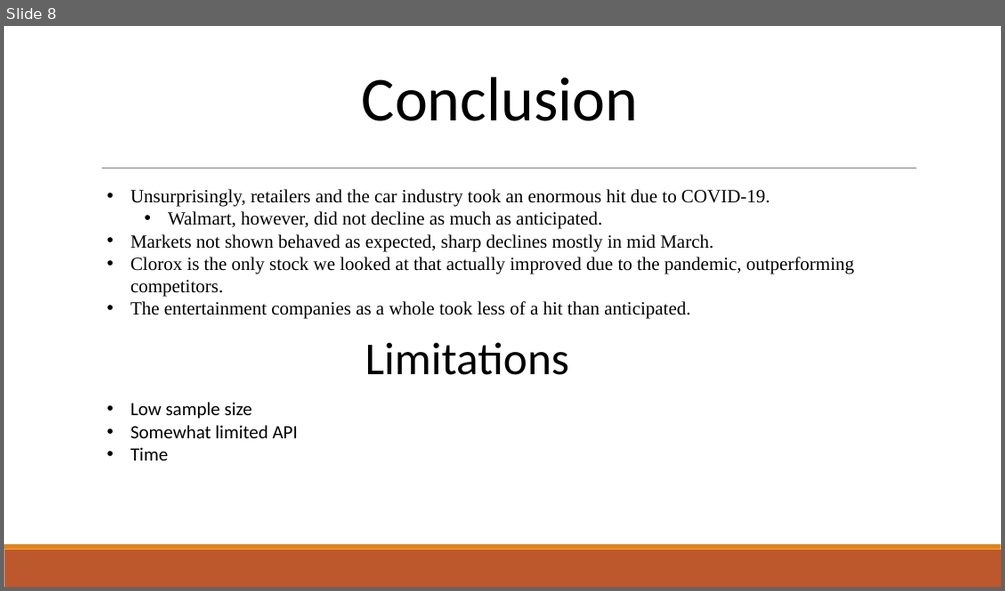
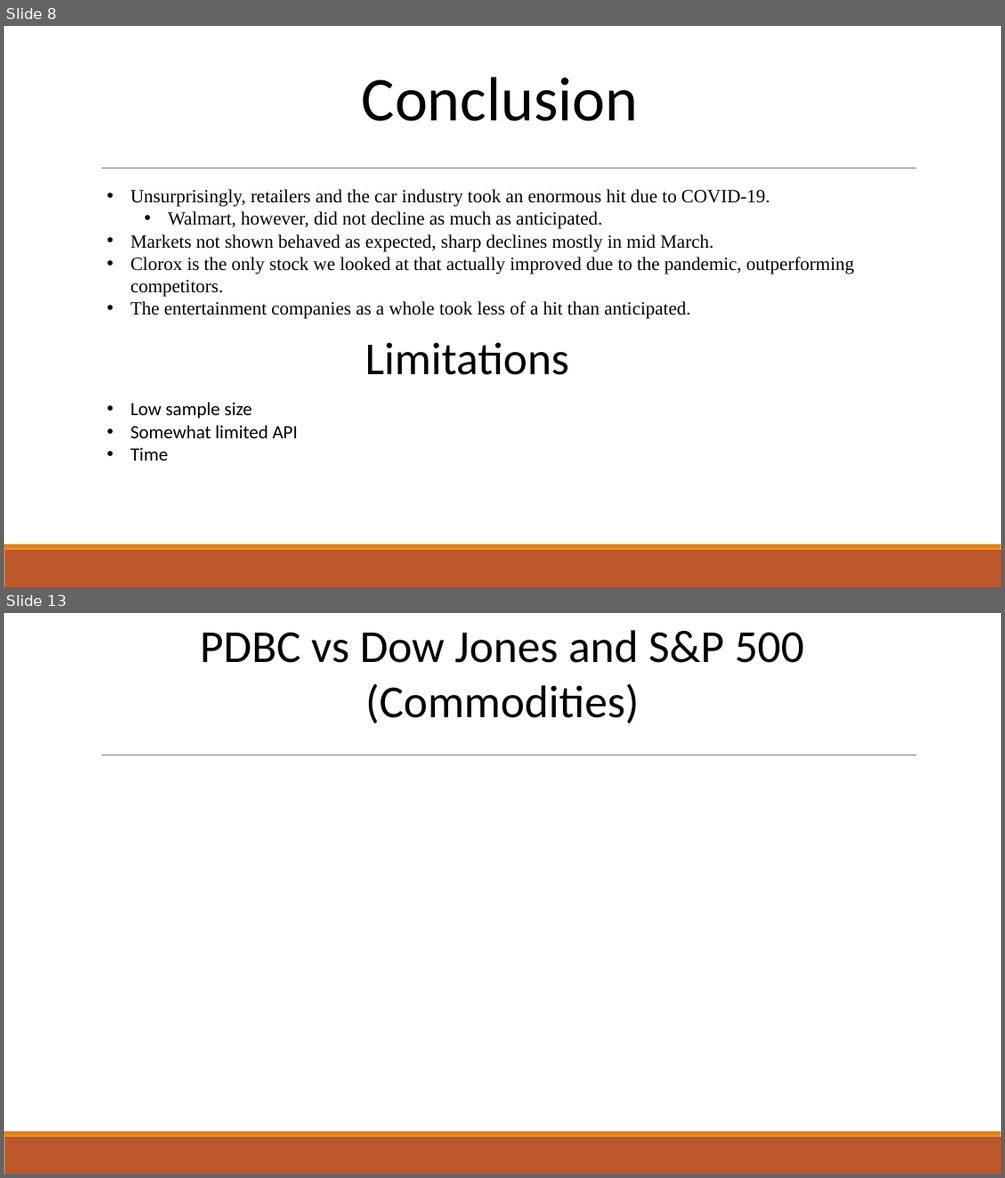
Before and after one commit to Sal-r/Corona-Virus-Vs-Stock-Market, a slide deck: Final/Presentations/COVID-19 Stock Presentation.pptx. Shown one above the other, each under a label of ours: slide 8 before the commit, slides 8 and 13 after it; the slides between them are not shown. The pictures are 1005x591 and 1005x1178 pixels, drawn with LibreOffice and Linux fonts; fonts in the diff are those of the drawing; background and template pictures are left out. Boxes give left, top, right and bottom in pixels: in the first picture for what was removed or moved away, otherwise in the second. Text is boxed around its words. In the diff, an @@ line names an element or a change of style, - is before the commit and + after.

```diff
--- a/Final/Presentations/COVID-19 Stock Presentation.pptx
+++ b/Final/Presentations/COVID-19 Stock Presentation.pptx
@@ slide 13 added at (4,613,1001,1174), background picture (left out); not listed: 3 template elements that a slide beside it also shows @@
@@ text added at (200,630,804,723), 44 pt, text #000000 @@
+PDBC vs Dow Jones and S&P 500
+(Commodities)
```
Also in this commit, not shown: 1 slide changed, 6 other slides added, 3 slides removed, 11 other files.
